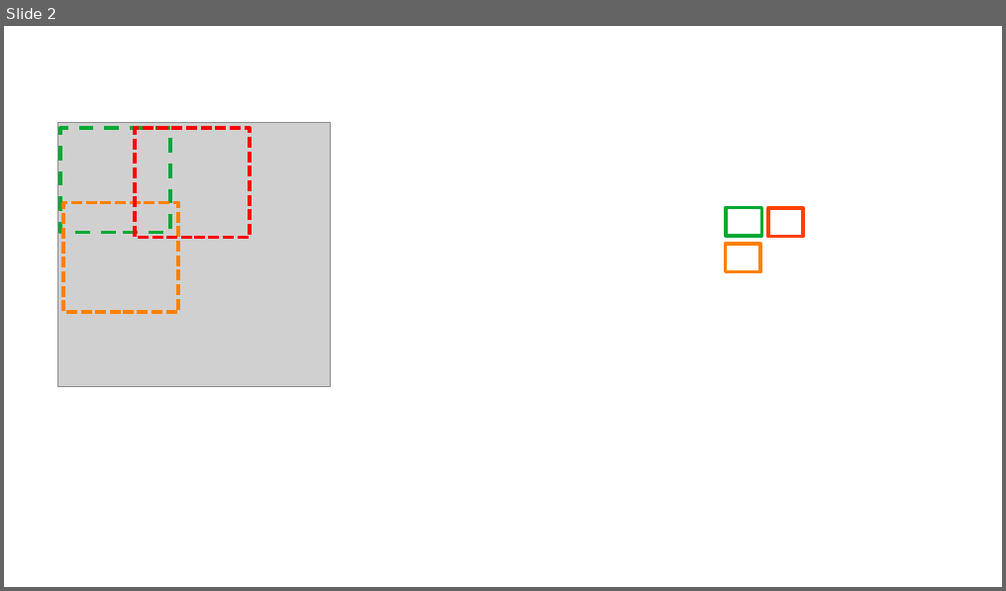
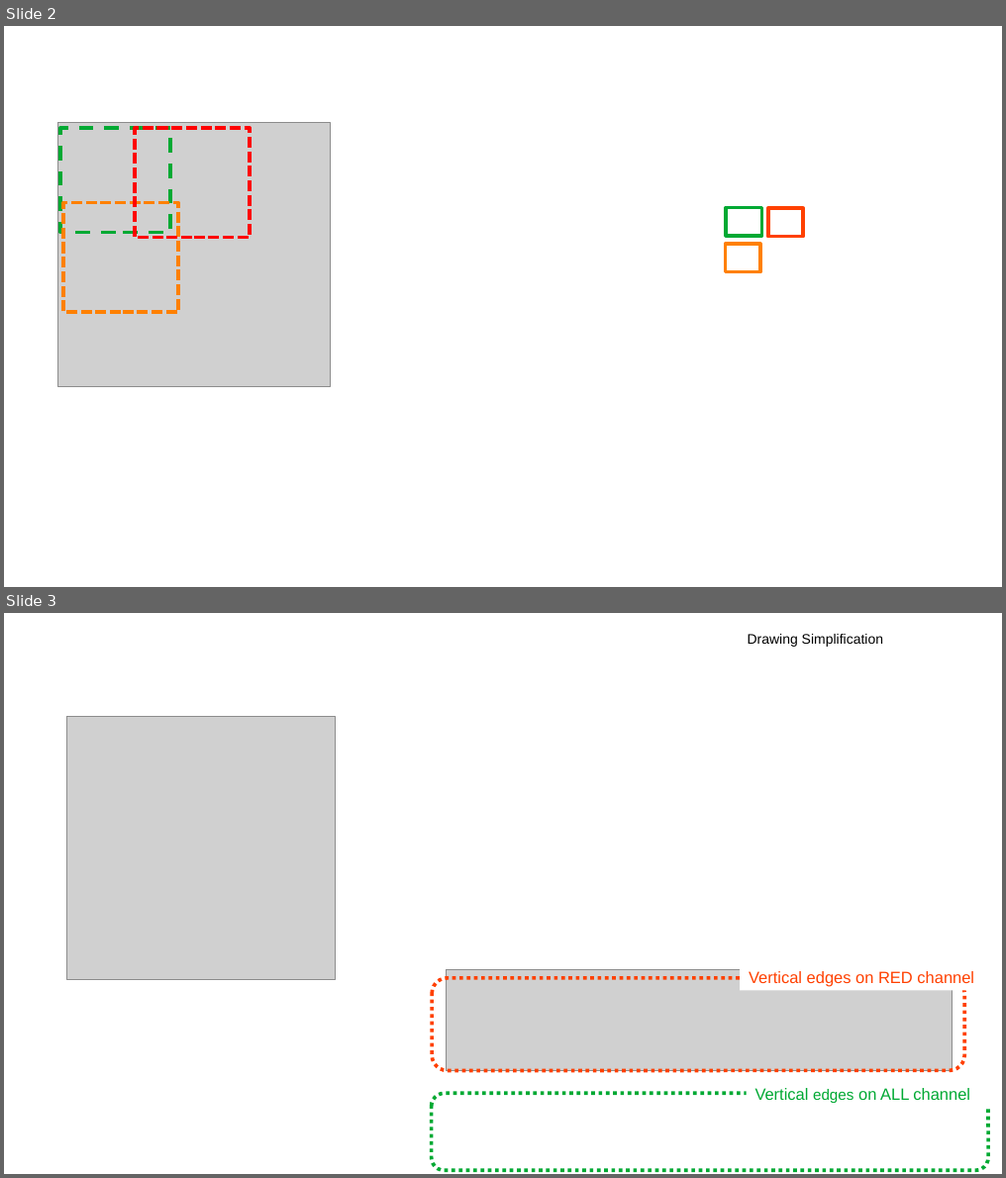
Before and after one commit to mauvaisetroupe/deep-learning-specialization-coursera, a slide deck: c4-convolutional-neural-netowrks/reorganized-demo.odp. Shown one above the other, each under a label of ours: slide 2 before the commit, slides 2 and 3 after it. The pictures are 1006x591 and 1006x1178 pixels, drawn with LibreOffice and Linux fonts; fonts in the diff are those of the drawing; grey boxes stand for pictures; background and template pictures are left out. Boxes give left, top, right and bottom in pixels: in the first picture for what was removed or moved away, otherwise in the second. Text is boxed around its words. In the diff, an @@ line names an element or a change of style, - is before the commit and + after.

```diff
--- a/c4-convolutional-neural-netowrks/reorganized-demo.odp
+++ b/c4-convolutional-neural-netowrks/reorganized-demo.odp
@@ slide 3 added at box(4, 613, 1002, 1174), background picture (left out) @@
@@ text added at box(747, 634, 883, 647), 11 pt, text #000000 @@
+Drawing Simplification
@@ picture added at box(66, 716, 335, 979) @@
@@ rectangle added at box(741, 963, 984, 990), fill #FFFFFF, 13 pt, text #FF4000 @@
+Vertical edges on RED channel
@@ rounded rectangle added at box(433, 978, 965, 1070), outline #FF4000 2.89 pt dashed @@
@@ picture added at box(446, 970, 952, 1071) @@
@@ rectangle added at box(416, 1054, 832, 1101), fill #FFFFFF @@
@@ rounded rectangle added at box(432, 1094, 988, 1170), outline #00A933 2.89 pt dashed @@
@@ text added at box(755, 1088, 970, 1103), 13 pt, text #00A933 @@
+Vertical edges on ALL channel
```
Also in this commit, not shown: 1 other slide added, 3 other files.
